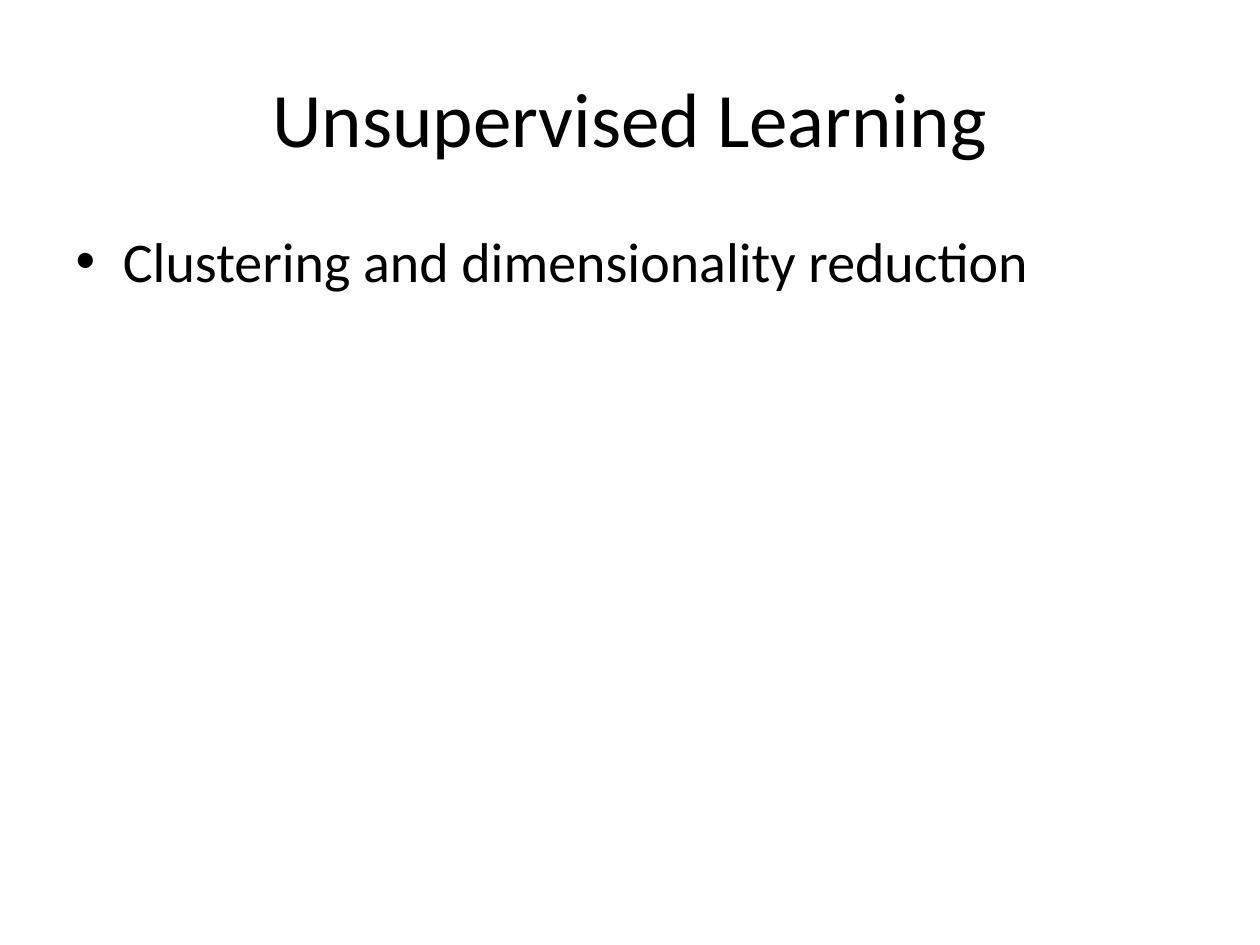
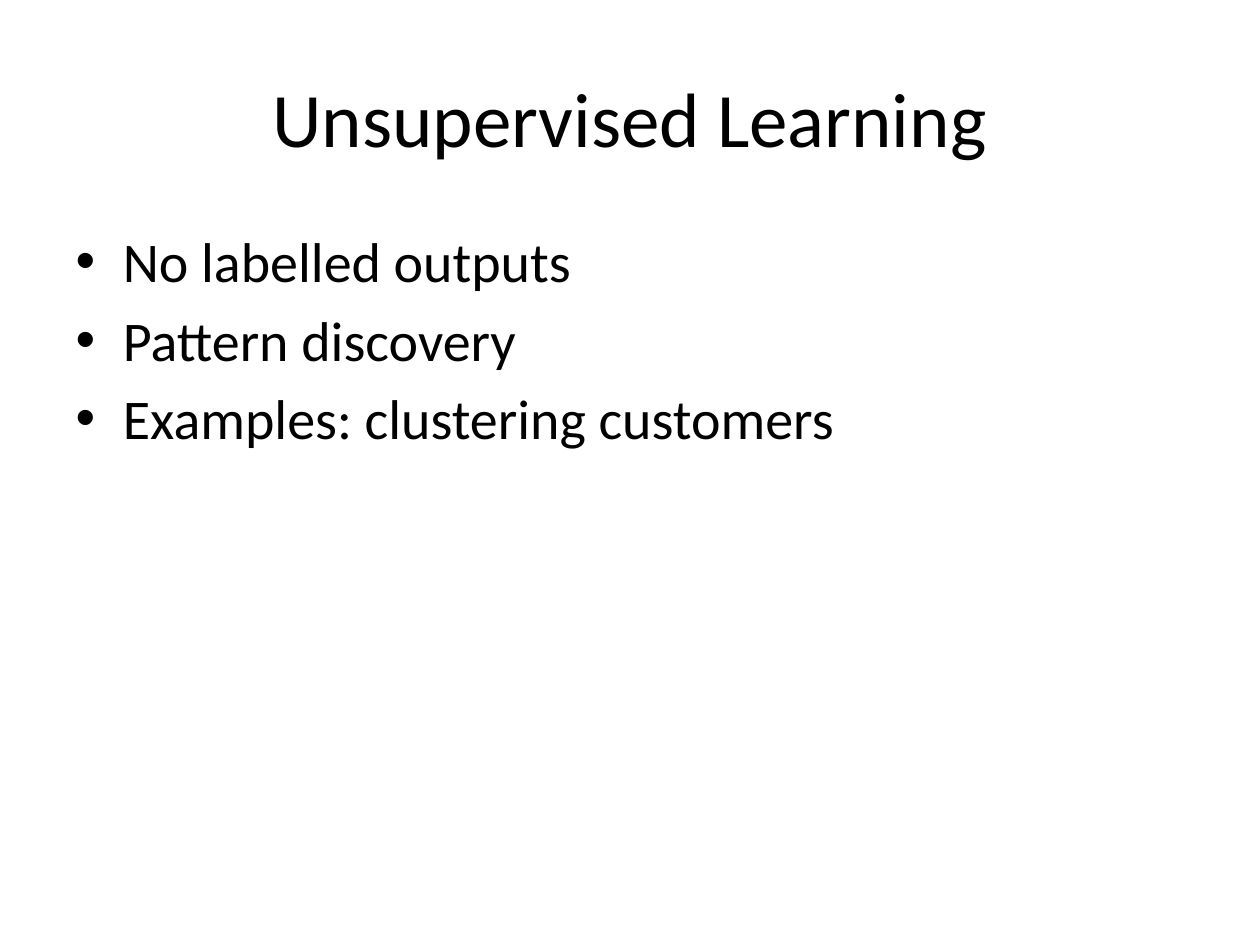
Before and after one commit to mohammadarmaankhan1-boop/my_project, a slide deck: slide 5 of ml_fundamentals.pptx. Drawn at 1260x945 pixels with LibreOffice and Linux fonts; fonts in the diff are those of the drawing. Boxes give left, top, right and bottom in pixels: in the first picture for what was removed or moved away, otherwise in the second. Text is boxed around its words. In the diff, an @@ line names an element or a change of style, - is before the commit and + after.

```diff
--- a/ml_fundamentals.pptx
+++ b/ml_fundamentals.pptx
@@ text at [123, 243, 834, 449]: text changed @@
-• Clustering and dimensionality reduction
+• No labelled outputs
+• Pattern discovery
+• Examples: clustering customers
```
Also in this commit, not shown: 7 other slides changed, 2 slides added, 2 slides removed.
